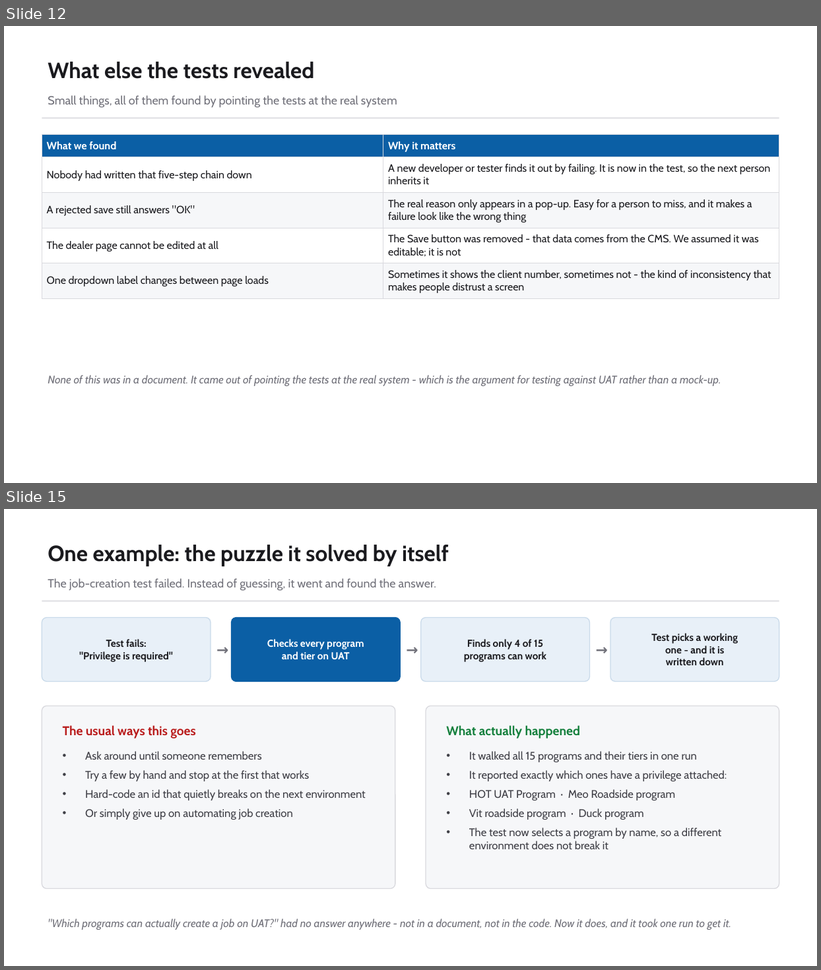
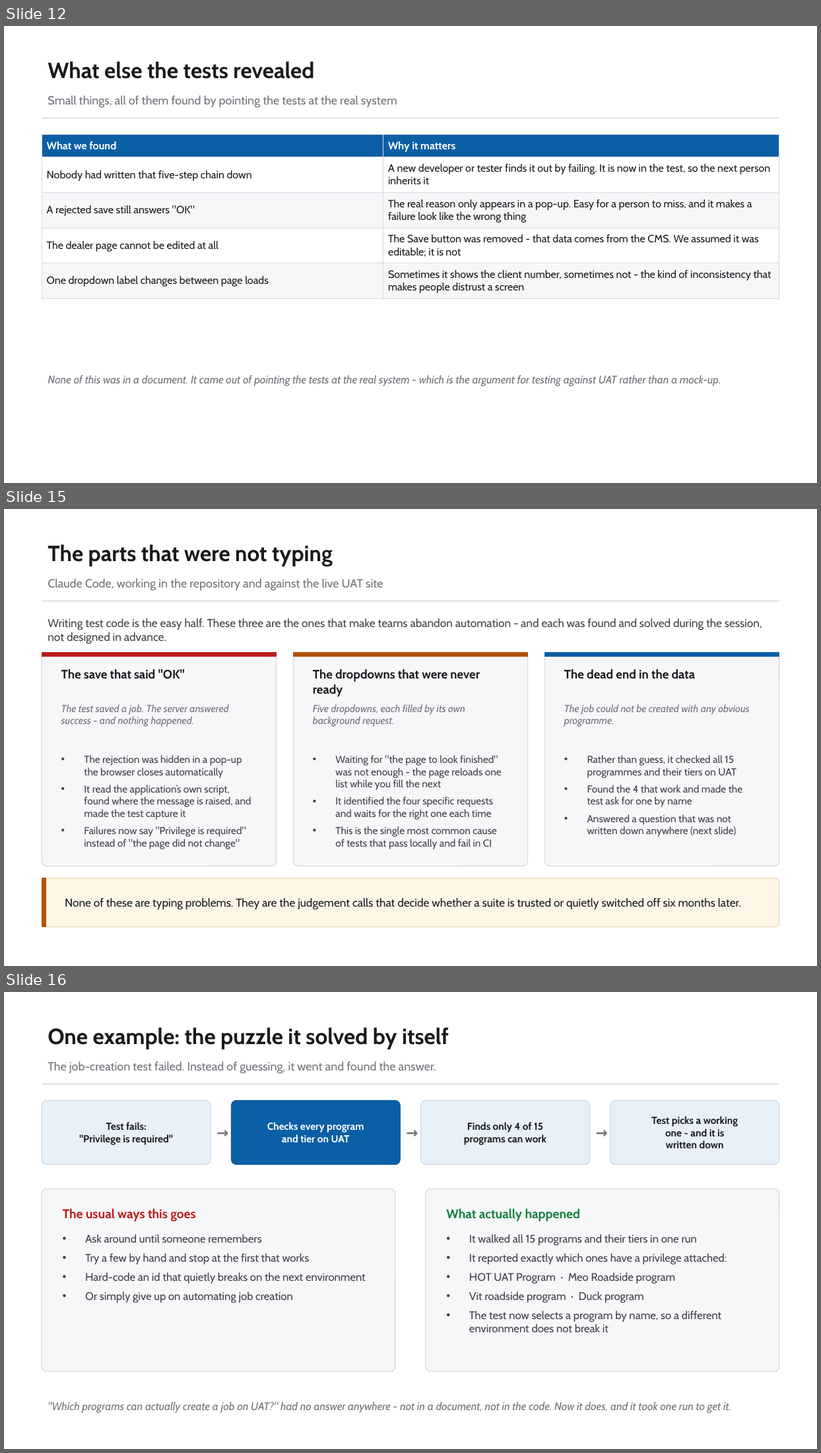
Before and after one commit to bulubuloa/AS.APAC.AI.Workshop, a slide deck: presentations/Web_Test_Automation_Playwright.pptx. Shown one above the other, each under a label of ours: slides 12 and 15 before the commit, slides 12, 15 and 16 after it; the slides between them are not shown. The pictures are 821x970 and 821x1453 pixels, drawn with LibreOffice and Linux fonts; fonts in the diff are those of the drawing. Boxes give left, top, right and bottom in pixels: in the first picture for what was removed or moved away, otherwise in the second. Text is boxed around its words. In the diff, an @@ line names an element or a change of style, - is before the commit and + after.

Commit message:
Playwright deck: make the AI section argue from outcomes and hard problems solved

```diff
--- a/presentations/Web_Test_Automation_Playwright.pptx
+++ b/presentations/Web_Test_Automation_Playwright.pptx
@@ slide 15 added at (4, 509, 817, 966), background #FFFFFF @@
@@ text added at (48, 545, 333, 567), 26 pt, text #1A1A1E, bold @@
+The parts that were not typing
@@ text added at (48, 578, 383, 591), 14 pt, text #71717A @@
+Claude Code, working in the repository and against the live UAT site
@@ rectangle added at (42, 601, 780, 601), fill #D9D9DE @@
@@ text added at (48, 619, 762, 644), 13.5 pt, text #3F3F46 @@
+Writing test code is the easy half. These three are the ones that make teams abandon automation - and each was found and solved during the session, not designed in advance.
@@ rounded rectangle added at (42, 653, 276, 867), fill #F6F7F9, outline #D9D9DE 1 pt @@
@@ rectangle added at (42, 653, 276, 657), fill #B91C1C, outline #B91C1C 1 pt @@
@@ rounded rectangle added at (293, 653, 527, 867), fill #F6F7F9, outline #D9D9DE 1 pt @@
@@ rectangle added at (293, 653, 527, 657), fill #B45309, outline #B45309 1 pt @@
@@ rounded rectangle added at (545, 653, 780, 867), fill #F6F7F9, outline #D9D9DE 1 pt @@
@@ rectangle added at (545, 653, 780, 657), fill #0B5FA5, outline #0B5FA5 1 pt @@
@@ text added at (61, 669, 185, 679), 14.5 pt, text #1A1A1E, bold @@
+The save that said "OK"
@@ text added at (313, 669, 480, 697), 14.5 pt, text #1A1A1E, bold @@
+The dropdowns that were never ready
@@ text added at (564, 669, 695, 679), 14.5 pt, text #1A1A1E, bold @@
+The dead end in the data
@@ text added at (61, 704, 228, 727), 12 pt, text #71717A, italic @@
+The test saved a job. The server answered success - and nothing happened.
@@ text added at (313, 704, 465, 727), 12 pt, text #71717A, italic @@
+Five dropdowns, each filled by its own background request.
@@ text added at (564, 704, 749, 727), 12 pt, text #71717A, italic @@
+The job could not be created with any obvious programme.
@@ text added at (84, 755, 252, 850), 12 pt, text #3F3F46 @@
+• The rejection was hidden in a pop-up the browser closes automatically
+• It read the application’s own script, found where the message is raised, and made the test capture it
+• Failures now say "Privilege is required" instead of "the page did not change"
@@ text added at (335, 755, 502, 850), 12 pt, text #3F3F46 @@
+• Waiting for "the page to look finished" was not enough - the page reloads one list while you fill the next
+• It identified the four specific requests and waits for the right one each time
+• This is the single most common cause of tests that pass locally and fail in CI
@@ text added at (587, 755, 743, 837), 12 pt, text #3F3F46 @@
+• Rather than guess, it checked all 15 programmes and their tiers on UAT
+• Found the 4 that work and made the test ask for one by name
+• Answered a question that was not written down anywhere (next slide)
@@ rounded rectangle added at (42, 879, 780, 927), fill #FDF6E7, outline #EBD9AE 1 pt @@
@@ rectangle added at (42, 879, 46, 927), fill #B45309, outline #B45309 1 pt @@
@@ text added at (65, 898, 741, 910), 13.5 pt, text #1A1A1E @@
+None of these are typing problems. They are the judgement calls that decide whether a suite is trusted or quietly switched off six months later.
@@ what was slide 15 is now slide 16 @@
```
Also in this commit, not shown: 1 slide changed, 1 other slide added, 1 slide removed, 2 other files.
